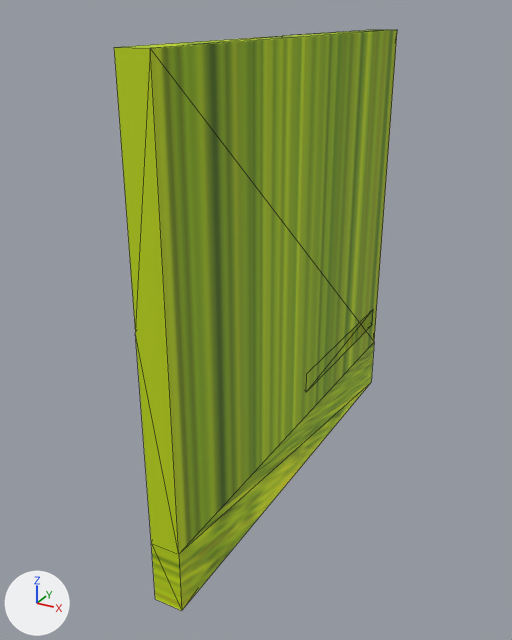
The OBJ model PA10/assets/texturethings/pt_backboard.obj as it was, and as the next commit left it.
Both versions are drawn from a 50 mm camera at (25.2, -21.8, 15.9) aimed at (13.9, -1.2, 5.7). Every picture has the same lights, and +X, +Y and +Z are marked at lower left. Mesh edges are drawn as thin lines. Where no turn or scale is listed for an object, it has been applied to the vertices.

The first picture shows 'Board_Cube.006'.
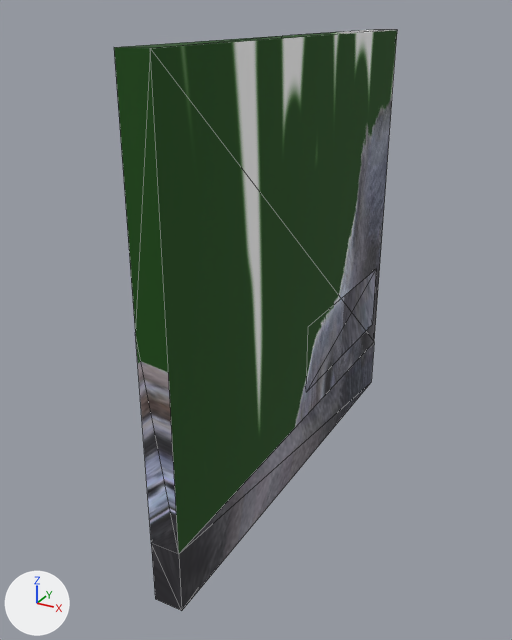
Commit message: new backboard

Changed parts and their boxes [x1, y1, x2, y2] in the pictures (512 x 640 px; the box of a moved part takes in the faces that stretch with it):
'Board_Cube.006', surface changed, reshaped
    both: [114, 30, 397, 611]
part 1 of me_board_cube_006, moved or reshaped
    before: [342, 310, 373, 355]
    after: [341, 269, 376, 356]
part 2 of me_board_cube_006, surface changed
    both: [118, 30, 389, 48]
part 3 of me_board_cube_006, recoloured
    both: [114, 30, 397, 611]

The edits, one by one:
Picture 'justtocheck.jpg' (img_justtocheck_jpg) is new.
Material 'darksteel' (mat_darksteel) changes its picture from img_yellow_green_paint_texture_jpg to img_justtocheck_jpg.
In material 'darksteel' (mat_darksteel), roughness goes from 0.834 to 0.84.
me_board_cube_006 has 25 vertices, 43 faces and spans x 14.3..15.3, y -8.4..8.3, z -1.1..15.1.
me_board_cube_006 is used by ob_board_cube_006; location (0.0, 0.0, 0.0).
Before the commit, vertices of me_board_cube_006: 19 (14.3, 7.8, 3.0), 20 (14.3, 0.4, 3.0), 23 (15.3, 7.8, 3.0) at pixel (373, 309), 24 (15.3, 0.4, 3.0) at pixel (306, 373).
Part 1, on me_board_cube_006:
Vertices 19, 20, 23, 24 of me_board_cube_006 move by (0.0, 0.0, 2.0).
me_board_cube_006 part 2: 43 kept faces spanning x 14.3..15.3, y -8.4..8.3, z -1.1..15.1 get new texture (UV) coordinates.
me_board_cube_006 part 3: 20 faces spanning x 14.3..15.3, y -8.4..8.3, z -1.1..15.1 switch from mat_grass (picture img_yellow_green_paint_texture_jpg) to mat_darksteel (picture img_justtocheck_jpg).
